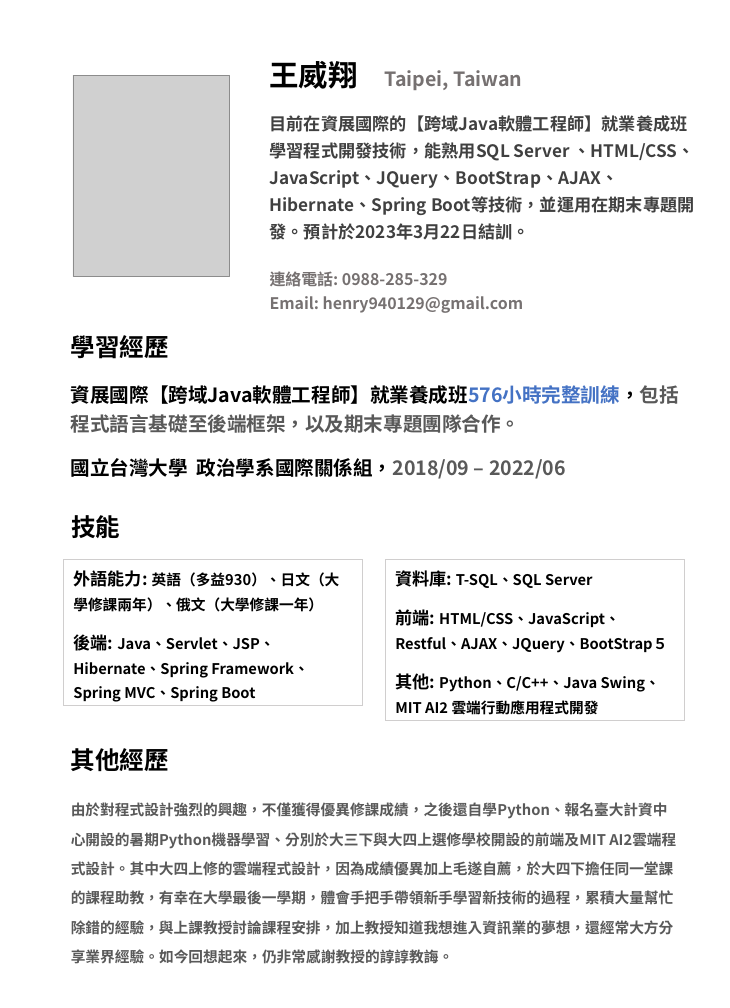
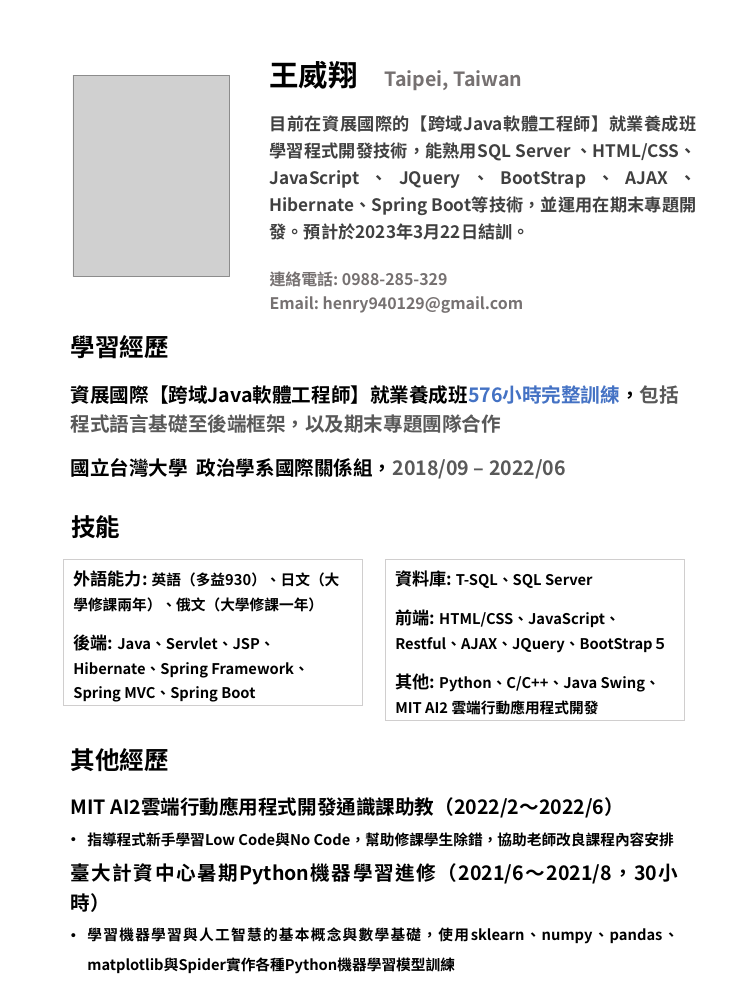
Before and after one commit to weixiang0815/ispanlearningmaterial, a slide deck: slide 1 of 面試資料/履歷自傳.pptx. Drawn at 730x1008 pixels with LibreOffice and Linux fonts; fonts in the diff are those of the drawing; grey boxes stand for pictures. Boxes give left, top, right and bottom in pixels: in the first picture for what was removed or moved away, otherwise in the second. Text is boxed around its words. In the diff, an @@ line names an element or a change of style, - is before the commit and + after.

```diff
--- a/面試資料/履歷自傳.pptx
+++ b/面試資料/履歷自傳.pptx
@@ subtitle "王威翔 Taipei, Taiwan" at (x1=270, y1=61, x2=697, y2=313): alignment left to justified @@
@@ text at (x1=71, y1=385, x2=679, y2=433): text changed @@
-資展國際【跨域Java軟體工程師】就業養成班576小時完整訓練，包括程式語言基礎至後端框架，以及期末專題團隊合作。
+資展國際【跨域Java軟體工程師】就業養成班576小時完整訓練，包括程式語言基礎至後端框架，以及期末專題團隊合作
@@ text at (x1=71, y1=797, x2=679, y2=944): text changed; text colour #595959 to #000000 @@
-由於對程式設計強烈的興趣，不僅獲得優異修課成績，之後還自學Python、報名臺大計資中心開設的暑期Python機器學習、分別於大三下與大四上選修學校開設的前端及MIT AI2雲端程式設計。其中大四上修的雲端程式設計，因為成績優異加上毛遂自薦，於大四下擔任同一堂課的課程助教，有幸在大學最後一學期，體會手把手帶領新手學習新技術的過程，累積大量幫忙除錯的經驗，與上課教授討論課程安排，加上教授知道我想進入資訊業的夢想，還經常大方分享業界經驗。如今回想起來，仍非常感謝教授的諄諄教誨。
+MIT AI2雲端行動應用程式開發通識課助教（2022/2～2022/6）
+• 指導程式新手學習Low Code與No Code，幫助修課學生除錯，協助老師改良課程內容安排
+臺大計資中心暑期Python機器學習進修（2021/6～2021/8，30小時）
+• 學習機器學習與人工智慧的基本概念與數學基礎，使用sklearn、numpy、pandas、matplotlib與Spider實作各種Python機器學習模型訓練
```
Also in this commit, not shown: 1 other slide changed, 1 other file.
